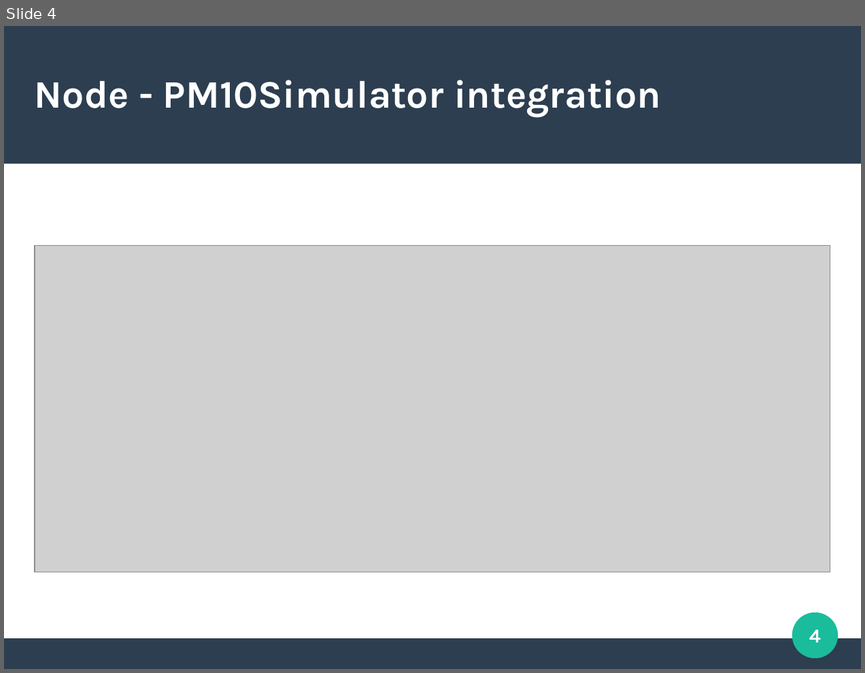
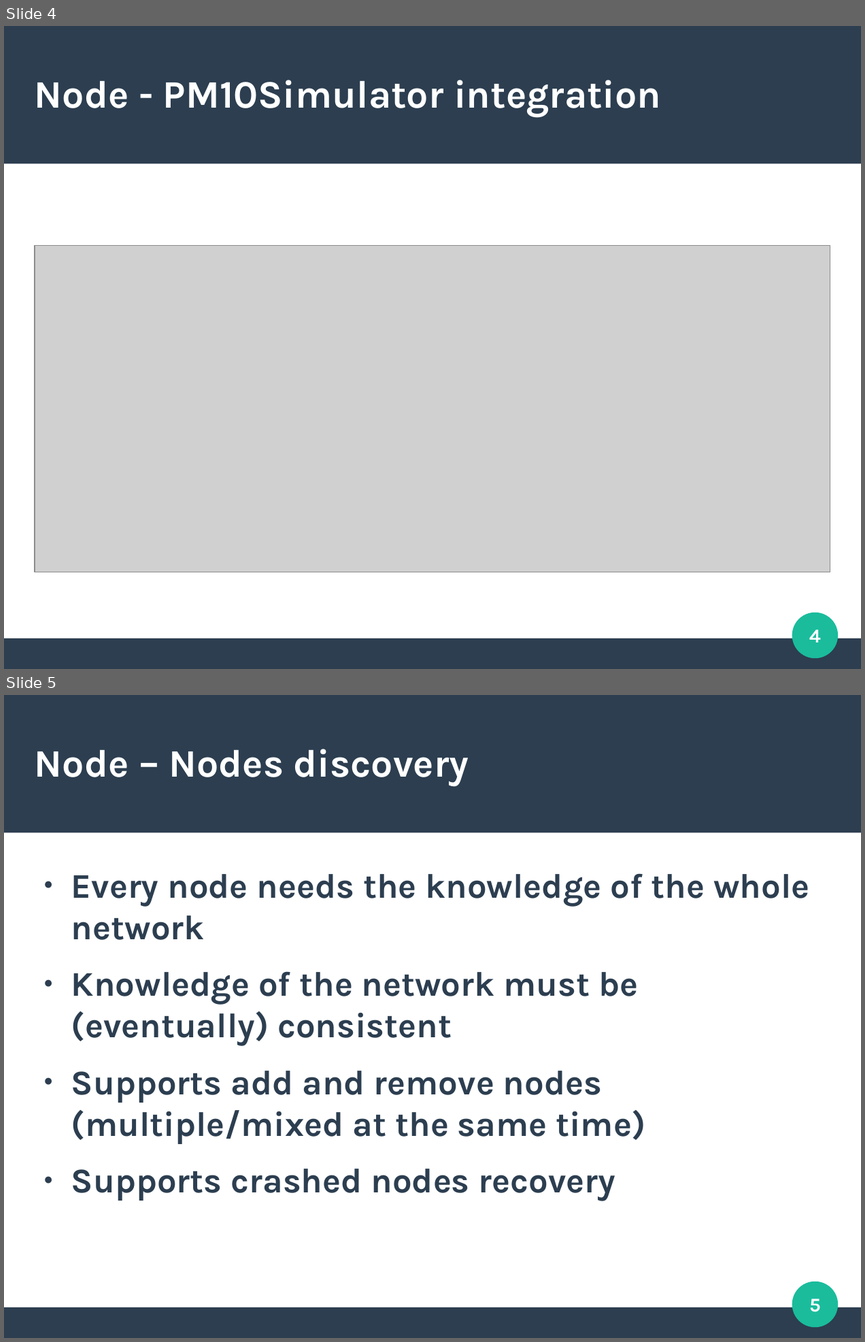
Before and after one commit to slinkydeveloper/sdp-project, a slide deck: slides.odp. Shown one above the other, each under a label of ours: slide 4 before the commit, slides 4 and 5 after it. The pictures are 865x673 and 865x1342 pixels, drawn with LibreOffice and Linux fonts; fonts in the diff are those of the drawing; grey boxes stand for pictures. Boxes give left, top, right and bottom in pixels: in the first picture for what was removed or moved away, otherwise in the second. Text is boxed around its words. In the diff, an @@ line names an element or a change of style, - is before the commit and + after.

```diff
--- a/slides.odp
+++ b/slides.odp
@@ slide 5 added at (4, 695, 861, 1338), background #FFFFFF; not listed: 3 template elements that a slide beside it also shows @@
@@ title added at (35, 749, 469, 786), 36 pt, text #FFFFFF, bold @@
+Node – Nodes discovery
@@ text added at (71, 873, 809, 1200), 32 pt, text #2C3E50, bold @@
+● Every node needs the knowledge of the whole network
+● Knowledge of the network must be (eventually) consistent
+● Supports add and remove nodes (multiple/mixed at the same time)
+● Supports crashed nodes recovery
@@ page number added at (809, 1298, 821, 1312), 18 pt, text #FFFFFF, bold @@
+5
```
Also in this commit, not shown: 1 slide changed, 9 other slides added, 1 slide removed, 13 other files.
